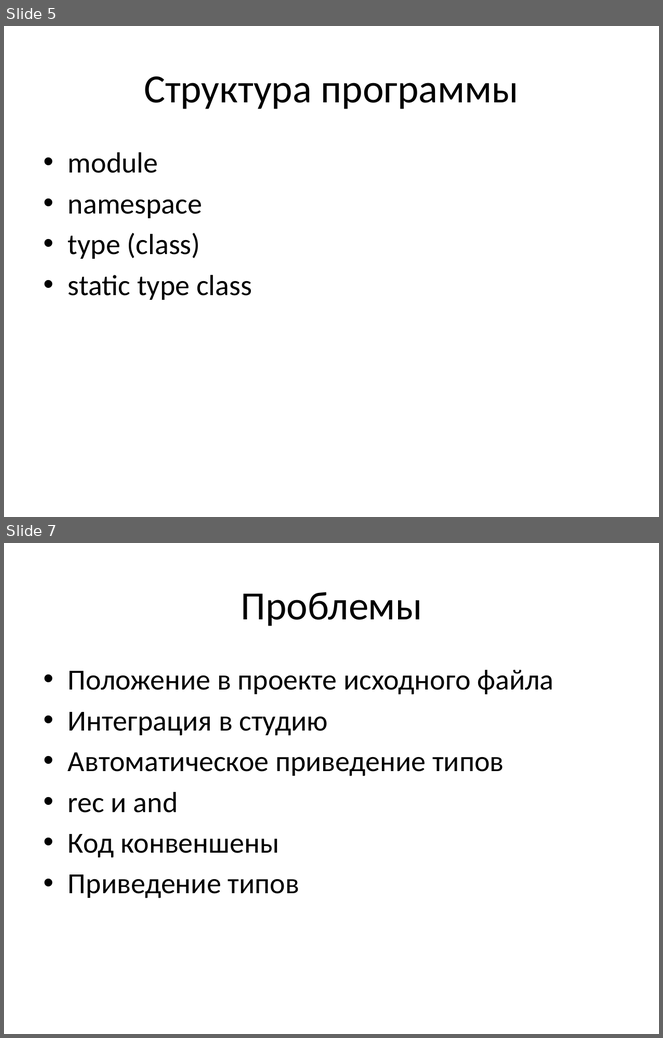
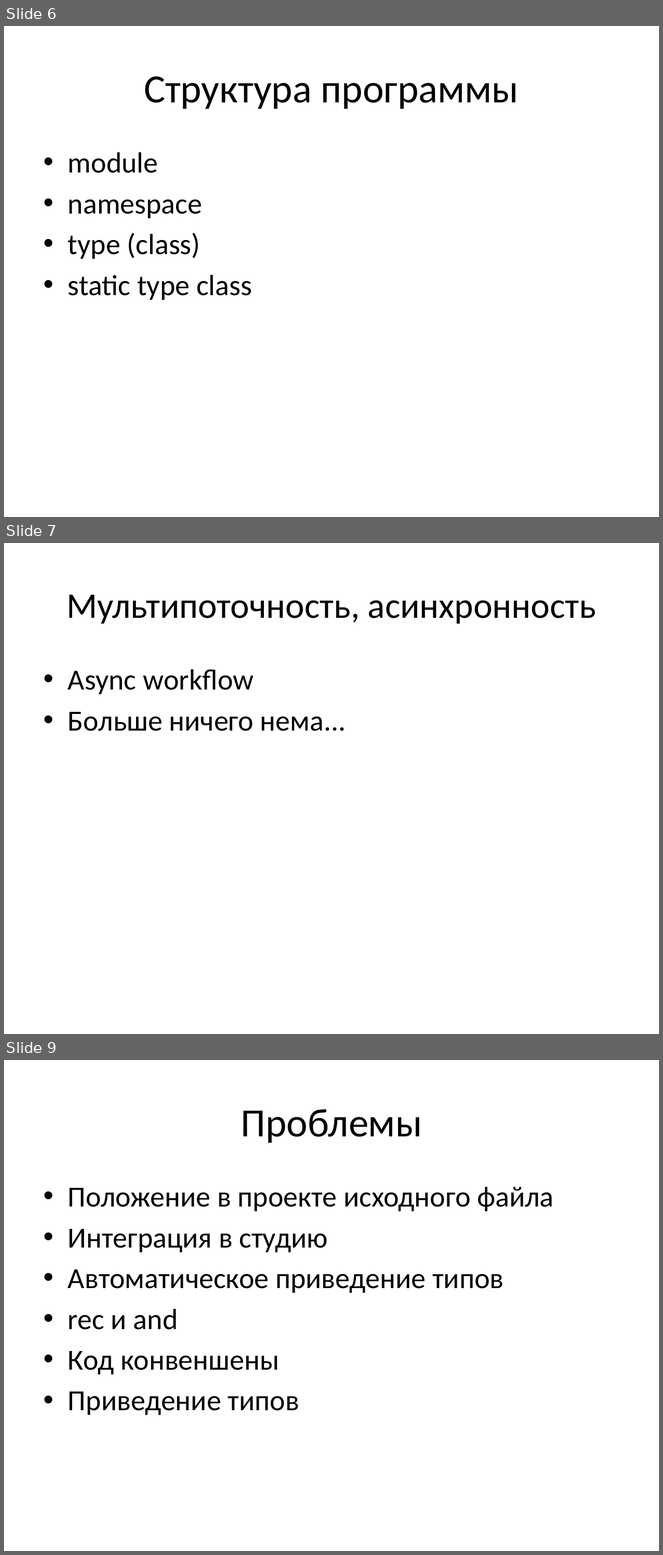
Before and after one commit to chaliy/my_talks, a slide deck: NormalFSharp/NormalFSharp.pptx. Shown one above the other, each under a label of ours: slides 5 and 7 before the commit, slides 6, 7 and 9 after it; the slides between them are not shown. The pictures are 663x1038 and 663x1555 pixels, drawn with LibreOffice and Linux fonts; fonts in the diff are those of the drawing. Boxes give left, top, right and bottom in pixels: in the first picture for what was removed or moved away, otherwise in the second. Text is boxed around its words. In the diff, an @@ line names an element or a change of style, - is before the commit and + after.

```diff
--- a/NormalFSharp/NormalFSharp.pptx
+++ b/NormalFSharp/NormalFSharp.pptx
@@ slide 7 added at (x1=4, y1=543, x2=659, y2=1034), background #FFFFFF @@
@@ title added at (x1=66, y1=594, x2=596, y2=624), 39.6 pt, text #000000 @@
+Мультипоточность, асинхронность
@@ text added at (x1=68, y1=669, x2=346, y2=731), 32 pt, text #000000 @@
+• Async workflow
+• Больше ничего нема...
@@ what was slide 5 is now slide 6 @@
@@ what was slide 7 is now slide 9 @@
```
Also in this commit, not shown: 1 slide changed, 1 other slide added.
